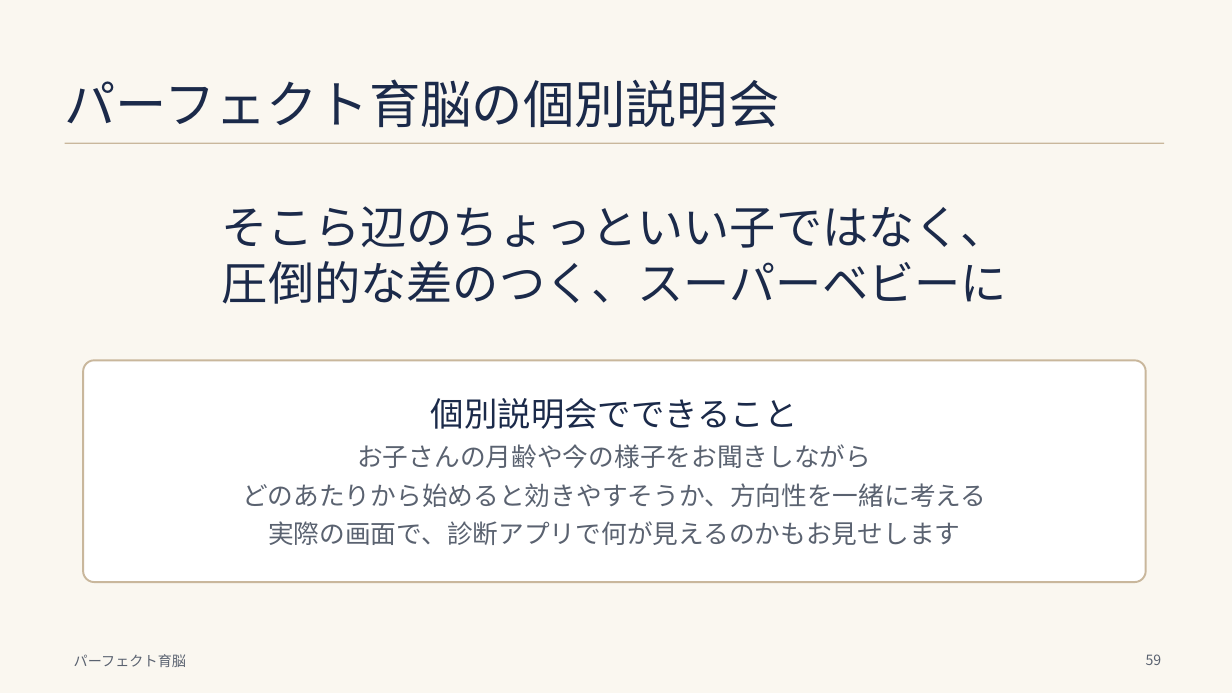
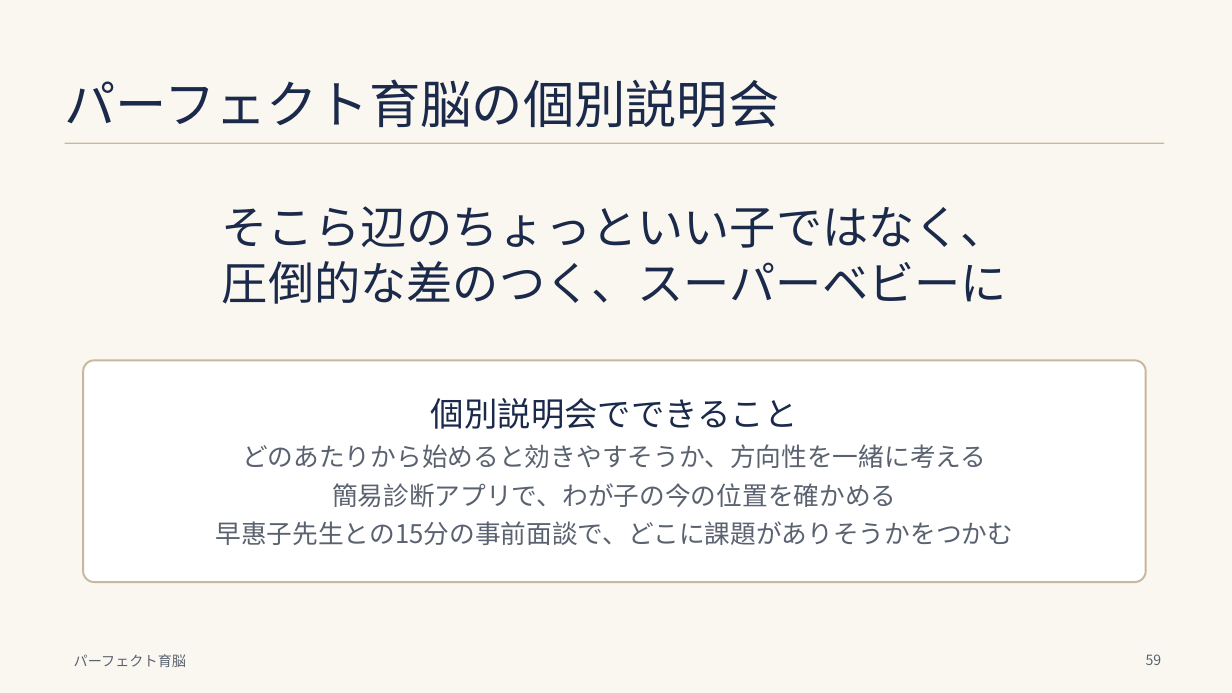
Before and after one commit to tanakayuc/static-pages, a slide deck: slide 59 of pygmalion-emiko-baby-60min-20261031/baby-60min-slides-v13.pptx. Drawn at 1232x693 pixels with LibreOffice and Linux fonts; fonts in the diff are those of the drawing. Boxes give left, top, right and bottom in pixels: in the first picture for what was removed or moved away, otherwise in the second. Text is boxed around its words. In the diff, an @@ line names an element or a change of style, - is before the commit and + after.

```diff
--- a/pygmalion-emiko-baby-60min-20261031/baby-60min-slides-v13.pptx
+++ b/pygmalion-emiko-baby-60min-20261031/baby-60min-slides-v13.pptx
@@ text at [357, 444, 871, 468]: paragraph removed @@
-お子さんの月齢や今の様子をお聞きしながら
@@ text at [215, 483, 1013, 545]: text changed @@
-実際の画面で、診断アプリで何が見えるのかもお見せします
+簡易診断アプリで、わが子の今の位置を確かめる
+早惠子先生との15分の事前面談で、どこに課題がありそうかをつかむ
```
Also in this commit, not shown: 4 other files.
